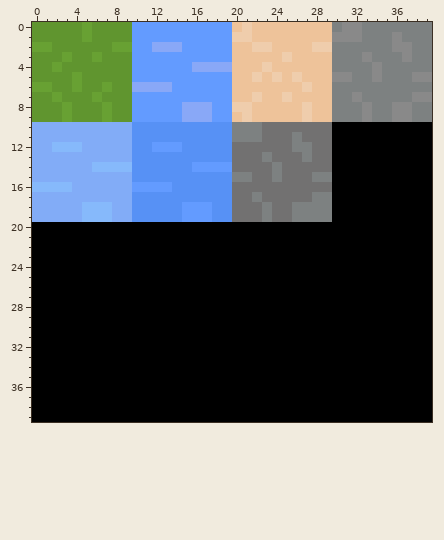
Pixel-art sprite -- src/assets/tiles/tile_atlas_padded.png. Above: the version before the commit.
The file is 40x40 pixels. Colours within 5 levels of each other are drawn and written as one.
After:
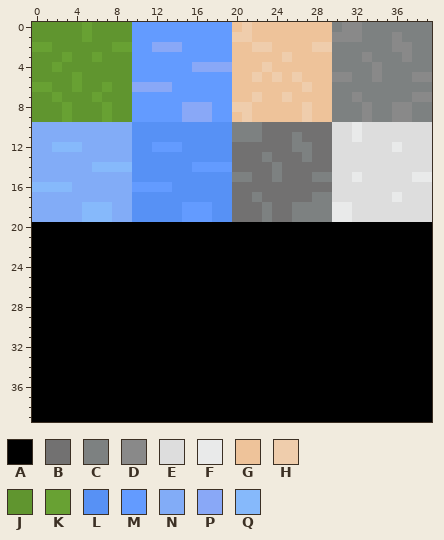
Palette (. is transparent): A #000000  B #727171  C #7d8181  D #898989  E #dddddd  F #e9eaea  G #eec39a  H #efcdac  J #60952f  K #68a133  L #5791f5  M #639bff  N #82acf7  P #89a8f7  Q #86b9fb
Change:
y 10..11: x 30..39 AAAAAAAAAA -> EEFEEEEEEE
y 12: x 30..39 AAAAAAAAAA -> EEEEEEFEEE
y 13..14: x 30..39 AAAAAAAAAA -> EEEEEEEEEE
y 15: x 30..39 AAAAAAAAAA -> EEFEEEEEFF
y 16: x 30..39 AAAAAAAAAA -> EEEEEEEEEE
y 17: x 30..39 AAAAAAAAAA -> EEEEEEFEEE
y 18..19: x 30..39 AAAAAAAAAA -> FFEEEEEEEE
Boxes around the changes in both pictures, in picture pixels (x1, y1, x2, y2):
changed: (332, 122, 432, 222)
